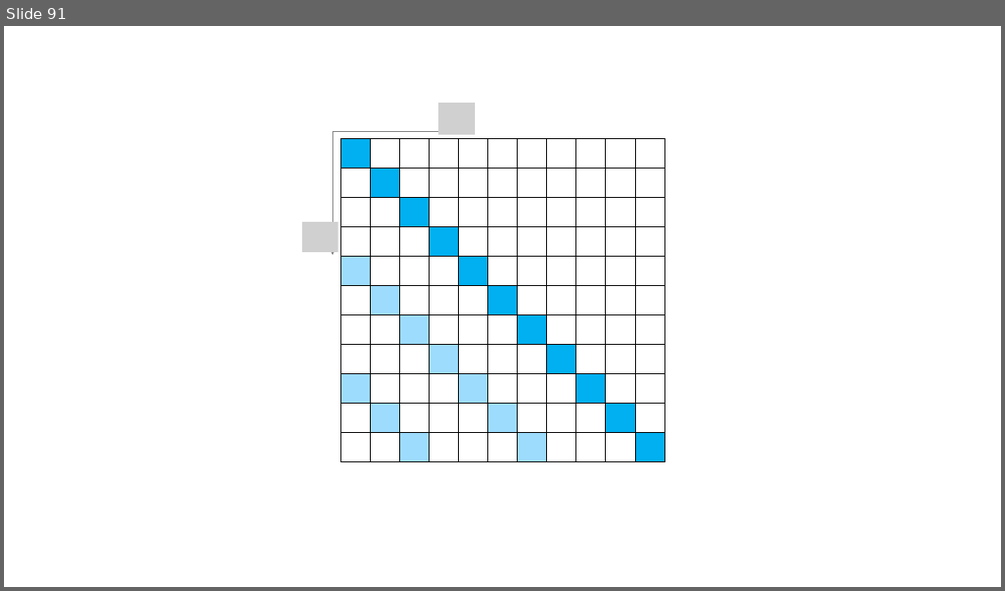
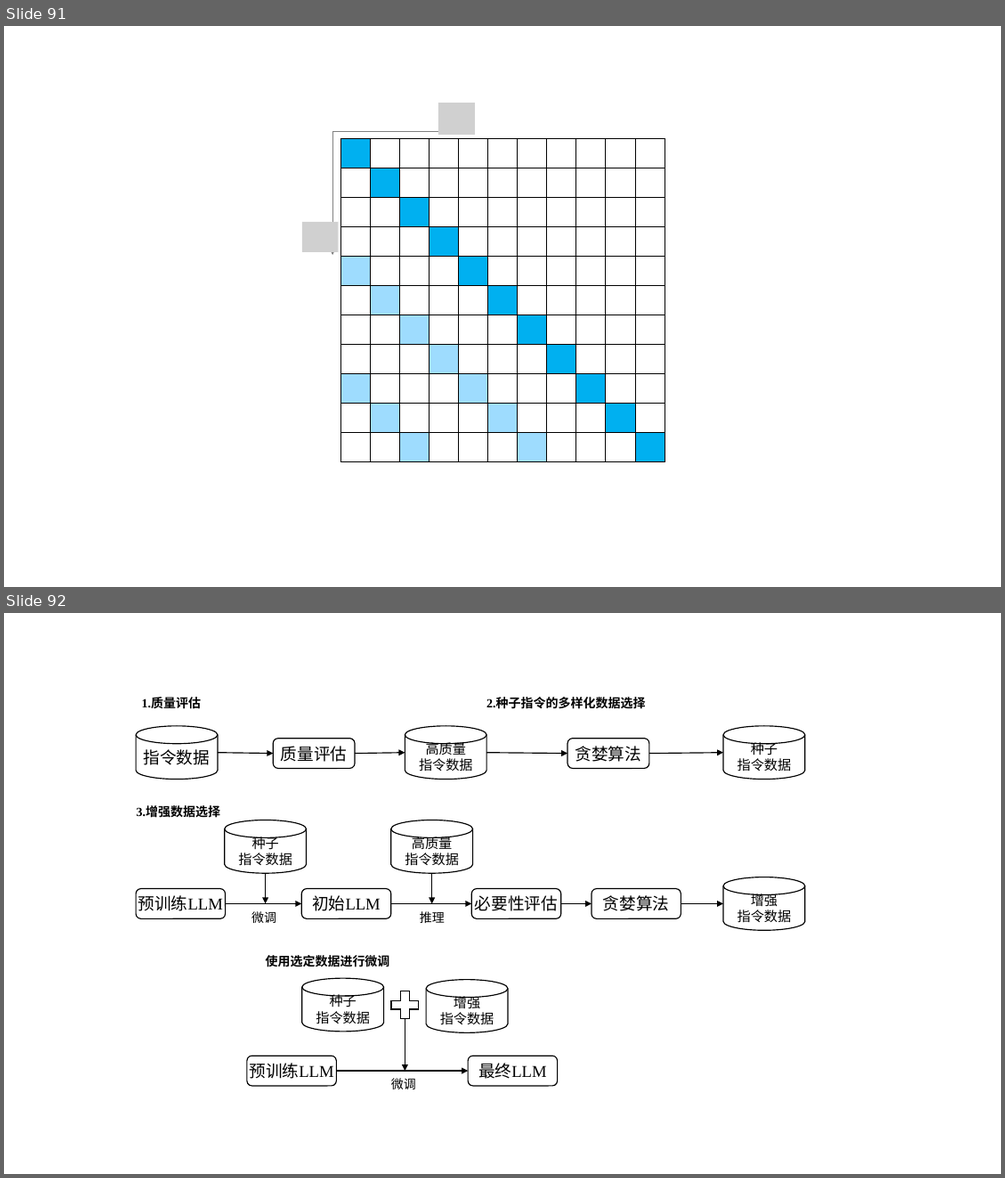
Before and after one commit to clonetimer/pptx, a slide deck: 素材.pptx. Shown one above the other, each under a label of ours: slide 91 before the commit, slides 91 and 92 after it. The pictures are 1005x591 and 1005x1178 pixels, drawn with LibreOffice and Linux fonts; fonts in the diff are those of the drawing; grey boxes stand for pictures. Boxes give left, top, right and bottom in pixels: in the first picture for what was removed or moved away, otherwise in the second. Text is boxed around its words. In the diff, an @@ line names an element or a change of style, - is before the commit and + after.

```diff
--- a/素材.pptx
+++ b/素材.pptx
@@ slide 92 added at bbox=[4, 613, 1001, 1174], background #FFFFFF @@
@@ group added at bbox=[136, 698, 805, 1089]: 12 arrows, 8 cylinders, 8 rounded rectangles, 7 texts, 1 plus sign @@
+指令数据
+质量评估
+高质量
+指令数据
+贪婪算法
+种子
+指令数据
+预训练LLM
+初始LLM
+必要性评估
+贪婪算法
+增强
+指令数据
+种子
+指令数据
+高质量
+指令数据
+种子
+指令数据
+增强
+指令数据
+预训练LLM
+最终LLM
+微调
+推理
+微调
+1.质量评估
+2.种子指令的多样化数据选择
+3.增强数据选择
+使用选定数据进行微调
```
Also in this commit, not shown: 1 slide changed, 36 other slides added.
